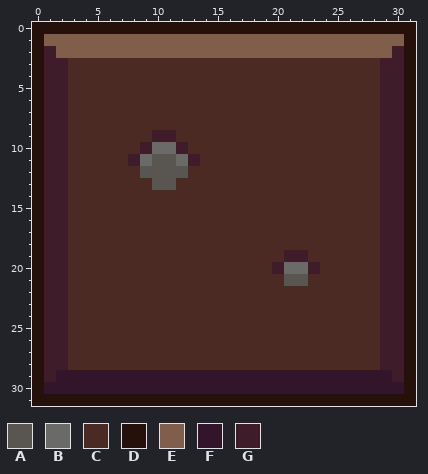
File history of a pixel-art sprite, Assets/Sprites/Rooms/Stage1/RoomNormal1_2.png. The picture above is the old version.
The file is 32x32 pixels. Colours within 5 levels of each other are drawn and written as one.
Palette (. is transparent): A #595652  B #6a6a69  C #4b2a24  D #26110a  E #815d4b  F #33152b  G #3e1c29
The same view after the edit:
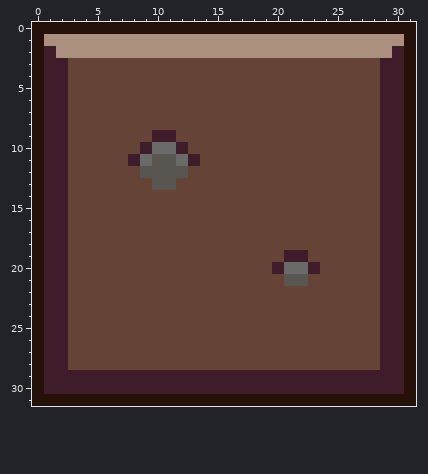
Changes in this commit:
{"colour":"C","old":"#4b2a24","new":"#664337"}
{"colour":"E","old":"#815d4b","new":"#ad8f7f"}
{"y":29,"x":2,"old":"FFFFFFFFFFFFFFFFFFFFFFFFFFFF","new":"GGGGGGGGGGGGGGGGGGGGGGGGGGGG"}
{"y":30,"x":1,"old":"FFFFFFFFFFFFFFFFFFFFFFFFFFFFFF","new":"GGGGGGGGGGGGGGGGGGGGGGGGGGGGGG"}
